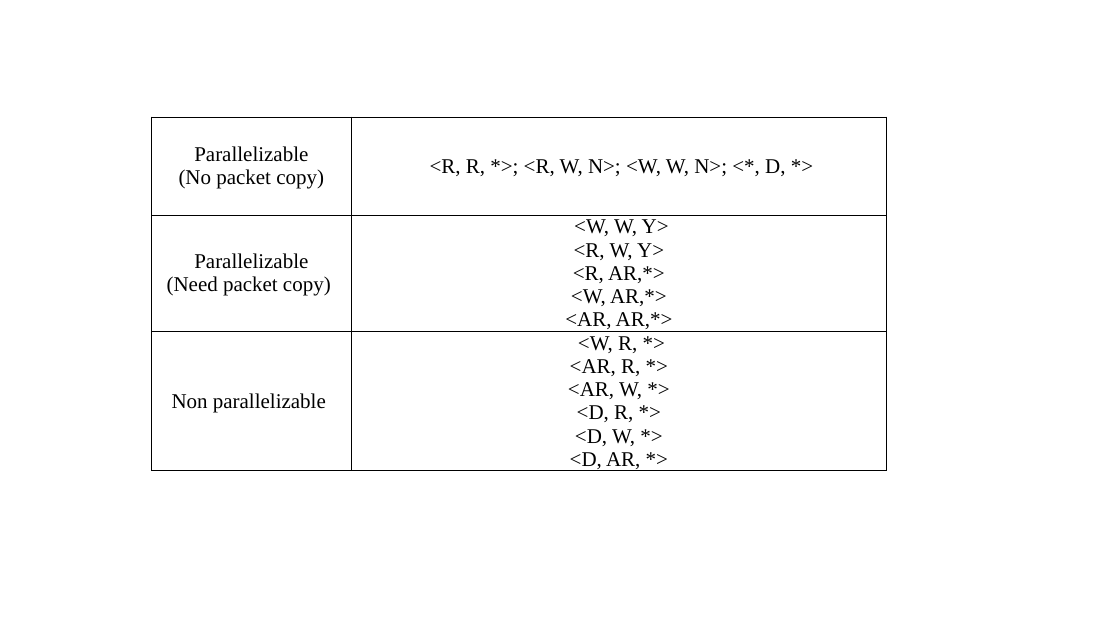
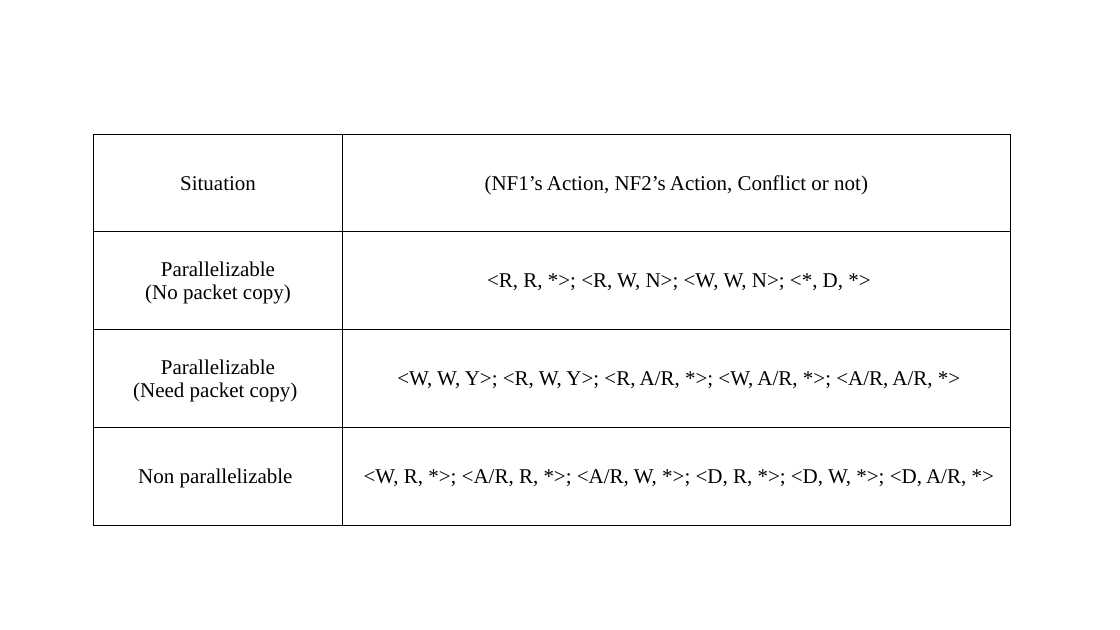
Before and after one commit to fnrg-nfv/flexchain, a slide deck: slide 8 of docs/Figures.pptx. Drawn at 1120x630 pixels with LibreOffice and Linux fonts; fonts in the diff are those of the drawing. Boxes give left, top, right and bottom in pixels: in the first picture for what was removed or moved away, otherwise in the second. Text is boxed around its words. In the diff, an @@ line names an element or a change of style, - is before the commit and + after.

```diff
--- a/docs/Figures.pptx
+++ b/docs/Figures.pptx
@@ table at box(93, 134, 1011, 526) @@
+row 1: Situation | (NF1’s Action, NF2’s Action, Conflict or not)
-row 3, column 2: <W, W, Y> / <R, W, Y> / <R, AR,*> / <W, AR,*> / <AR, AR,*>
+row 3, column 2: <W, W, Y>; <R, W, Y>; <R, A/R, *>; <W, A/R, *>; <A/R, A/R, *>
-row 4, column 2: <W, R, *> / <AR, R, *> / <AR, W, *> / <D, R, *> / <D, W, *> / <D, AR, *>
+row 4, column 2: <W, R, *>; <A/R, R, *>; <A/R, W, *>; <D, R, *>; <D, W, *>; <D, A/R, *>
@@ table: place and size @@
-table at box(151, 118, 886, 493)
+table at box(93, 134, 1011, 526)
```
Also in this commit, not shown: 1 other file.
